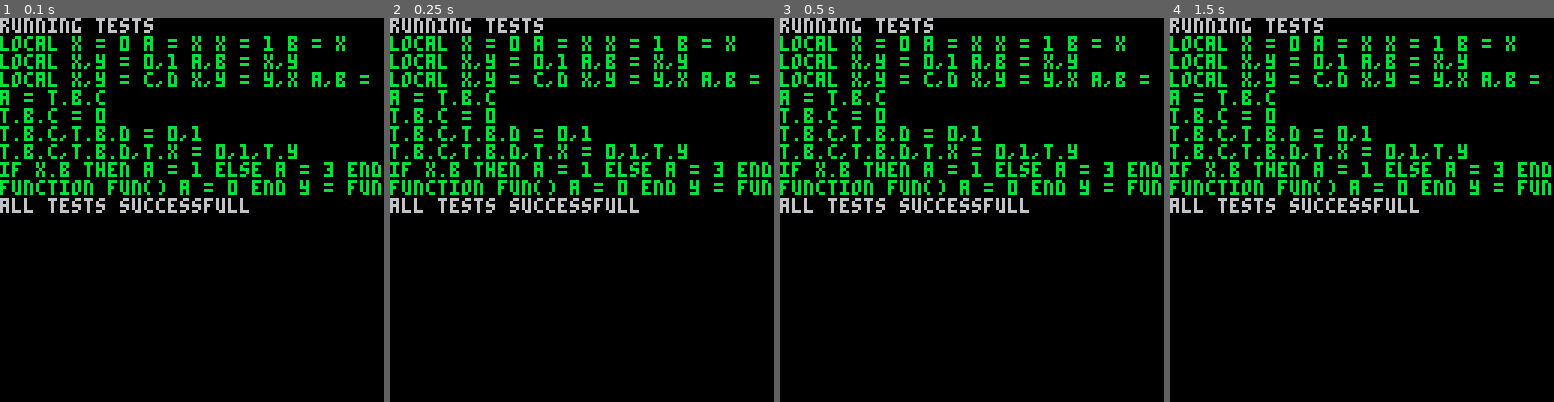
Above: before the commit, frames 1-4 (left to right).
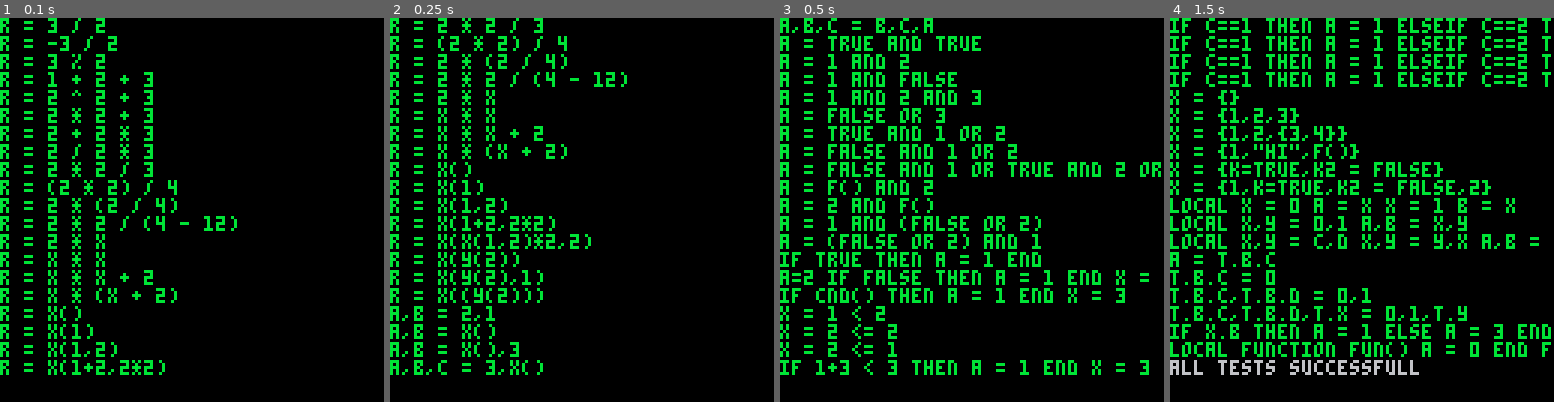
Above: after the commit, the same moments.

Repository: zet23t/pico8snippets
Game: PICO-8 cartridge picode.p8
Same seed, same stepped clock (60 frames per second), same inputs: the game is played once before the commit and once after it.
Inputs:
- Up to frame 1 (0.1 s): no input
- Up to frame 2 (0.25 s): no input
- Up to frame 3 (0.5 s): no input
- Up to frame 4 (1.5 s): no input

The runs differ from the first frame. In frame 1, 13% of the frame differs, in the area x 0-100%, y 0-93%; in frame 2, 14%; in frame 3, 18%; in frame 4, 19%.

Commit message:
local function declaration support

Diff:
--- a/picode.lua
+++ b/picode.lua
@@ -55,14 +55,14 @@
 
 	local f = load(code_addr)
 	local co = cocreate(f)
-	local suc,err = coresume(co)
-	if not suc and err then
-		-- printh("execution error: "..err)
-		printh(trace(co,err))
-		dump(code_addr)
-
+	local suc,errstr = coresume(co)
+	local err
+	if not suc and errstr then
+		-- printh("execution error: "..errstr)
+		printh(trace(co,errstr))
+		--dump(code_addr)
+		err = true
 	end
-	local err
 	for k,v in pairs(expected_values) do
 		if not equals(_ENV[k], v) then
 			printh(name..": "..tostr(k).. " is "..(_ENV[k] == checkval and "not set" or serialize(_ENV[k])).." but should be "..serialize(v))
@@ -88,76 +88,76 @@
 cls()
 print "running tests"
 test
--- ("r = 55.5", {r = 55.5})
--- ("r = 55.5 r2 = 123", {r = 55.5, r2 = 123})
--- ('a_str = "hi"', {a_str = "hi"})
--- ('a_bool = true b_bool = false', {a_bool = true, b_bool = false})
--- ('a_str = nil', {a_str = nil})
--- ("r = 1 + 2", {r = 3})
--- ("r = 1 - 2", {r = -1})
--- ("r = 2 * 3", {r = 6})
--- ("r = 3 / 2", {r = 1.5})
--- ("r = -3 / 2", {r = -1.5})
--- ("r = 3 % 2", {r = 1})
--- ("r = 1 + 2 + 3", {r = 6})
--- ("r = 2 ^ 2 + 3", {r = 2 ^ 2 + 3})
--- ("r = 2 * 2 + 3", {r = 2 * 2 + 3})
--- ("r = 2 + 2 * 3", {r = 2 + 2 * 3})
--- ("r = 2 / 2 * 3", {r = 2 / 2 * 3})
--- ("r = 2 * 2 / 3", {r = 2 * 2 / 3})
--- ("r = (2 * 2) / 4", {r = (2 * 2) / 4})
--- ("r = 2 * (2 / 4)", {r = 2 * (2 / 4)})
--- ("r = 2 * 2 / (4 - 12)", {r = 2 * 2 / (4 - 12)})
--- ("r = 2 * x", {r = 6},{x=3})
--- ("r = x * x", {r = 9},{x=3})
--- ("r = x * x + 2", {r = 11},{x=3})
--- ("r = x * (x + 2)", {r = 15},{x=3})
--- ("r = x()", {r = 5},{x=function() return 5 end})
--- ("r = x(1)", {r = 2},{x=function(a) return a*2 end})
--- ("r = x(1,2)", {r = 3},{x=function(a,b) return a+b end})
--- ("r = x(1+2,2*2)", {r = 7},{x=function(a,b) return a+b end})
--- ("r = x(x(1,2)*2,2)", {r = 8},{x=function(a,b) return a+b end})
--- ("r = x(y(2))", {r = 4},{y=function(a) return a,a end, x=function(a,b) return a+b end})
--- ("r = x(y(2),1)", {r = 3},{y=function(a) return a,a end, x=function(a,b) return a+b end})
--- ("r = x((y(2)))", {r = 2},{y=function(a) return a,a end, x=function(a,b) return a+(b or 0) end})
--- ("a,b = 2,1", {a = 2,b=1})
--- ("a,b = x()", {a = 2,b=1},{x=function() return 2,1 end})
--- ("a,b = x(),3", {a = 2,b=3},{x=function() return 2,1 end})
--- ("a,b,c = 3,x()", {a = 3,b=2,c=1},{x=function() return 2,1 end})
--- ("a,b,c = b,c,a", {a = 2,b=3,c=1},{a = 1, b = 2, c = 3})
--- ("a = true and true", {a = true})
--- ("a = 1 and 2", {a = 1 and 2})
--- ("a = 1 and false", {a = 1 and false})
--- ("a = 1 and 2 and 3", {a = 3})
--- ("a = false or 3", {a = 3})
--- ("a = true and 1 or 2", {a = 1})
--- ("a = false and 1 or 2", {a = 2})
--- ("a = false and 1 or true and 2 or 3", {a = 2})
--- ("a = f() and 2", {a = 2}, {f=function() return 1 end})
--- ("a = 2 and f()", {a = 1}, {f=function() return 1 end})
--- ("a = 1 and (false or 2)", {a = 2})
--- ("a = (false or 2) and 1", {a = 1})
--- ("if true then a = 1 end", {a = 1})
--- ("a=2 if false then a = 1 end x = 3", {a = 2,x = 3})
--- ("if cnd() then a = 1 end x = 3",{a=1,x=3}, {cnd=function()return 1 end})
--- ("x = 1 < 2",{x=true})
--- ("x = 2 <= 2",{x=true})
--- ("x = 2 <= 1",{x=false})
--- ("if 1+3 < 3 then a = 1 end x = 3",{x=3,a=0},{a=0})
--- ("if 1+3 <= 4 then a = 1 end x = 3",{x=3,a=1})
--- ("if true then a = 1 else a = 3 end",{a=1})
--- ("if false then a = 1 else a = 3 end",{a=3})
--- ("if true then a = 1 elseif true then a = 3 end",{a=1})
--- for i=1,4 do
--- 	test("if c==1 then a = 1 elseif c==2 then a = 2 elseif c==3 then a = 3 else a = 4 end",
--- 		{a=i},{c=i})
--- end
--- test("x = {}",{x={}})
--- ("x = {1,2,3}",{x={1,2,3}})
--- ("x = {1,2,{3,4}}",{x={1,2,{3,4}}})
--- ('x = {1,"hi",f()}',{x={1,"hi",2}},{f=function()return 2 end})
--- ('x = {k=true,k2 = false}',{x={k=true,k2 = false}})
--- ('x = {1,k=true,k2 = false,2}',{x={1,k=true,k2 = false,2}})
+("r = 55.5", {r = 55.5})
+("r = 55.5 r2 = 123", {r = 55.5, r2 = 123})
+('a_str = "hi"', {a_str = "hi"})
+('a_bool = true b_bool = false', {a_bool = true, b_bool = false})
+('a_str = nil', {a_str = nil})
+("r = 1 + 2", {r = 3})
+("r = 1 - 2", {r = -1})
+("r = 2 * 3", {r = 6})
+("r = 3 / 2", {r = 1.5})
+("r = -3 / 2", {r = -1.5})
+("r = 3 % 2", {r = 1})
+("r = 1 + 2 + 3", {r = 6})
+("r = 2 ^ 2 + 3", {r = 2 ^ 2 + 3})
+("r = 2 * 2 + 3", {r = 2 * 2 + 3})
+("r = 2 + 2 * 3", {r = 2 + 2 * 3})
+("r = 2 / 2 * 3", {r = 2 / 2 * 3})
+("r = 2 * 2 / 3", {r = 2 * 2 / 3})
+("r = (2 * 2) / 4", {r = (2 * 2) / 4})
+("r = 2 * (2 / 4)", {r = 2 * (2 / 4)})
+("r = 2 * 2 / (4 - 12)", {r = 2 * 2 / (4 - 12)})
+("r = 2 * x", {r = 6},{x=3})
+("r = x * x", {r = 9},{x=3})
+("r = x * x + 2", {r = 11},{x=3})
+("r = x * (x + 2)", {r = 15},{x=3})
+("r = x()", {r = 5},{x=function() return 5 end})
+("r = x(1)", {r = 2},{x=function(a) return a*2 end})
+("r = x(1,2)", {r = 3},{x=function(a,b) return a+b end})
+("r = x(1+2,2*2)", {r = 7},{x=function(a,b) return a+b end})
+("r = x(x(1,2)*2,2)", {r = 8},{x=function(a,b) return a+b end})
+("r = x(y(2))", {r = 4},{y=function(a) return a,a end, x=function(a,b) return a+b end})
+("r = x(y(2),1)", {r = 3},{y=function(a) return a,a end, x=function(a,b) return a+assert(b) end})
+("r = x((y(2)))", {r = 2},{y=function(a) return a,a end, x=function(a,b) return a+(b or 0) end})
+("a,b = 2,1", {a = 2,b=1})
+("a,b = x()", {a = 2,b=1},{x=function() return 2,1 end})
+("a,b = x(),3", {a = 2,b=3},{x=function() return 2,1 end})
+("a,b,c = 3,x()", {a = 3,b=2,c=1},{x=function() return 2,1 end})
+("a,b,c = b,c,a", {a = 2,b=3,c=1},{a = 1, b = 2, c = 3})
+("a = true and true", {a = true})
+("a = 1 and 2", {a = 1 and 2})
+("a = 1 and false", {a = 1 and false})
+("a = 1 and 2 and 3", {a = 3})
+("a = false or 3", {a = 3})
+("a = true and 1 or 2", {a = 1})
+("a = false and 1 or 2", {a = 2})
+("a = false and 1 or true and 2 or 3", {a = 2})
+("a = f() and 2", {a = 2}, {f=function() return 1 end})
+("a = 2 and f()", {a = 1}, {f=function() return 1 end})
+("a = 1 and (false or 2)", {a = 2})
+("a = (false or 2) and 1", {a = 1})
+("if true then a = 1 end", {a = 1})
+("a=2 if false then a = 1 end x = 3", {a = 2,x = 3})
+("if cnd() then a = 1 end x = 3",{a=1,x=3}, {cnd=function()return 1 end})
+("x = 1 < 2",{x=true})
+("x = 2 <= 2",{x=true})
+("x = 2 <= 1",{x=false})
+("if 1+3 < 3 then a = 1 end x = 3",{x=3,a=0},{a=0})
+("if 1+3 <= 4 then a = 1 end x = 3",{x=3,a=1})
+("if true then a = 1 else a = 3 end",{a=1})
+("if false then a = 1 else a = 3 end",{a=3})
+("if true then a = 1 elseif true then a = 3 end",{a=1})
+for i=1,4 do
+	test("if c==1 then a = 1 elseif c==2 then a = 2 elseif c==3 then a = 3 else a = 4 end",
+		{a=i},{c=i})
+end
+test("x = {}",{x={}})
+("x = {1,2,3}",{x={1,2,3}})
+("x = {1,2,{3,4}}",{x={1,2,{3,4}}})
+('x = {1,"hi",f()}',{x={1,"hi",2}},{f=function()return 2 end})
+('x = {k=true,k2 = false}',{x={k=true,k2 = false}})
+('x = {1,k=true,k2 = false,2}',{x={1,k=true,k2 = false,2}})
 ('local x = 0 a = x x = 1 b = x', {a = 0, b = 1, x = false}, {x=false})
 ('local x,y = 0,1 a,b = x,y', {a = 0, b = 1, x = false}, {x=false})
 ('local x,y = c,d x,y = y,x a,b = y,x', {a = 0, b = 1, x = false}, {c=0,d=1,x=false})
@@ -166,7 +166,7 @@
 ('t.b.c,t.b.d = 0,1', {t = {b={c=0,d=1}}}, {t={b={}}})
 ('t.b.c,t.b.d,t.x = 0,1,t.y', {t = {b={c=0,d=1},x="f",y="f"}}, {t={b={},y="f"}})
 ("if x.b then a = 1 else a = 3 end",{a=1},{x={b=true}})
-('function fun() a = 0 end y = fun()', {a = 0})
+('local function fun() a = 0 end fun()', {a = 0,fun = 0}, {fun=0})
 
 --[[
 missing features
--- a/scripts/picode-compiler.lua
+++ b/scripts/picode-compiler.lua
@@ -213,6 +213,20 @@
 	end
 
 	local parse_expression
+	local function parse_call(bcnt, is_statement)
+		mem_writer:op(op_call_start)
+		::next_arg::
+		parse_expression(0,0,nil,true)
+		if is_next_token "," then
+			goto next_arg
+		end
+		if peek_token() ~= ")" then
+			error("unexpected: "..tostr(peek_token()))
+		end
+		next_token()
+		mem_writer:op(is_statement and op_call_r0 or (peek_token() == ',' or bcnt > 0) and op_call_r1 or op_call)
+		if is_statement then mem_writer:op() end
+	end
 	function parse_expression(bcnt, prio, call,is_args,is_table)
 		skip_whitespaces()
 		local pstart = pos
@@ -310,19 +324,8 @@
 				mem_writer:op_push_num(-1)
 				mem_writer:op(op_mul)
 			end
-			if peek_token() == "(" then
-				mem_writer:op(op_call_start)
-				::next_arg::
-				next_token()
-				parse_expression(0,0,nil,true)
-				if peek_token() == "," then
-					goto next_arg
-				end
-				if peek_token() ~= ")" then
-					error("unexpected: "..tostr(peek_token()))
-				end
-				next_token()
-				mem_writer:op((peek_token() == ',' or bcnt > 0) and op_call_r1 or op_call)
+			if is_next_token "(" then
+				parse_call(bcnt)
 			end
 		end
 
@@ -389,6 +392,9 @@
 	local parse_statement
 	local function parse_function(is_local, requires_name)
 		local name = next_name()
+		if is_local then
+			add_var(name)
+		end
 		local scope, index = get_var_info(name)
 		if scope then
 			mem_writer:op_push_local(scope,index)
@@ -404,6 +410,7 @@
 		if not is_next_token "(" then
 			expected("(", peek_token())
 		end
+		push_scope()
 		while not is_next_token ")" do
 			add_var(next_name())
 		end
@@ -413,14 +420,15 @@
 		local addr_f_end = mem_writer:op(op_jmp):num2symbol()
 		mem_writer:num2symbol(addr_f_start)
 		parse_statement {["end"] = true}
+		pop_scope()
 		mem_writer:op(op_return):num1(0)
 		mem_writer:num2symbol(addr_f_end)
 	end
 	function parse_statement(parse_until)
 		local start = pos
 		local t = next_token()
-		--print(t.." - "..pos)
 		if not t then return true end
+		--printh(trace(t.." - "..pos))
 		if parse_until[t] then
 			return
 		end
@@ -451,7 +459,7 @@
 			for s in all(finals) do mem_writer:num2symbol(s) end
 		elseif t == "function" then
 			parse_function(false, true)
-		elseif t == "local" and peek_token() == "function" then
+		elseif t == "local" and is_next_token "function" then
 			parse_function(true, true)
 		elseif t == "local" then
 			local vars = {}
@@ -491,7 +499,22 @@
 			local op = next_token()
 			if op == '(' then
 				-- mem_writer:op_push_str(t):op(op_get_global):op(op_call_start)
-				error "not implemented"
+				local scope,index = get_var_info(t)
+				if scope then
+					mem_writer:op_push_local(scope, index)
+				else
+					mem_writer:op_push_str(t)
+					mem_writer:op_get_global()
+				end
+				while is_next_token "." do
+					local name = next_token()
+					if not is_valid_name(name) then
+						error("valid name expected, got "..name)
+					end
+					mem_writer:op_push_str(name)
+					mem_writer:op(op_get_table)
+				end
+				parse_call(false, true)
 			elseif op == '=' or op == "," or op == "." then
 				local var_count = 0
 				local function push_var(t, op)
--- a/scripts/picode-interpreter.lua
+++ b/scripts/picode-interpreter.lua
@@ -32,9 +32,10 @@
 
 op_call_start = 40
 op_call = 41
-op_call_r1 = 42
-op_val = 43
-op_return = 44
+op_call_r0 = 42
+op_call_r1 = 43
+op_val = 44
+op_return = 45
 
 op_jmp_cnd = 50
 op_jmp = 51
@@ -61,7 +62,7 @@
 	"op_exit,op_push_table,op_push_str,op_push_num,op_push_true,op_push_false,op_push_function,"..
 	"op_push_nil,op_push_value,op_get_table,op_get_global,op_set_table,"..
 	"op_set_vars,op_add,op_sub,op_mul,op_div,op_pow,op_mod,op_and,op_or,"..
-	"op_not,op_call_start,op_call,op_call_r1,op_val,op_debug,op_var,op_jmp_cnd,op_return,"..
+	"op_not,op_call_start,op_call,op_call_r1,op_call_r0,op_val,op_debug,op_var,op_jmp_cnd,op_return,"..
 	"op_jmp,op_cnd_check,op_next_table_value,op_table_assign,op_local,op_assign_locals,op_push_local"))
 do
 	ops[op] = _ENV[op]
@@ -97,12 +98,6 @@
 	str..=chr(byte)
 	goto next
 end
-function print_stack(stack)
-	printh "==== STACK ===="
-	for i=1,#stack do
-		printh(i..": "..tostr(stack[i][1]))
-	end
-end
 function dump(addr)
 	printh("Dumping "..addr)
 	::cont::
@@ -159,6 +154,13 @@
 		end
 		return v
 	end
+
+	local function print_stack()
+		printh "==== STACK ===="
+		for i=1,#vm.stack do
+			printh(i..": "..serialize(stack_get(i)))
+		end
+	end
 	local function stack_pop_raw(n)
 		if n > 0 then
 			return deli(vm.stack,#vm.stack - n + 1), stack_pop_raw(n - 1)
@@ -213,9 +215,9 @@
 			return addr
 		end
 	end
-	local call_starter = {}
-
-	local function op_call_handle(truncate)
+	local call_starter = {"call_starter"}
+
+	local function op_call_handle(truncate,no_ret)
 		return function(addr)
 			local p = #vm.stack
 			local n = 0
@@ -223,9 +225,16 @@
 				n += 1
 				p -= 1
 			end
+			-- printh(p.. " - "..n.." - "..tostr(#vm.stack > 0 and stack_get(-1)))
+			-- print_stack(vm.stack)
 			deli(vm.stack, p)
-			local f = deli(vm.stack, p - 1)[1]
-			if truncate then
+			local f = stack_get(p-1)-- assert(deli(vm.stack, p - 1)[1])
+			deli(vm.stack,p-1)
+			-- printh(trace())
+			if no_ret then
+				-- printh "no_ret"
+				f(stack_pop(n))
+			elseif truncate then
 				stack_push((f(stack_pop(n))))
 				-- print("1->"..#vm.stack)
 			else
@@ -277,8 +286,8 @@
 					-- printh(" "..#vm.stack.." = "..peek4(addr+1))
 			return peek4(addr+1)end,5),
 		[op_push_local] = function(addr)
-			-- log("op_push_local "..peek(addr+1).." "..peek(addr+2))
 			stack_push_local(peek(addr+1),peek(addr+2))
+			--log(addr, "op_push_local "..peek(addr+1).." "..peek(addr+2).." "..tostr(stack_get(-1)))
 			return addr + 3
 		end,
 		[op_push_function] = function(addr)
@@ -331,6 +340,7 @@
 			stack_push(call_starter)
 			return addr + 1
 		end,
+		[op_call_r0] = op_call_handle(true, true),
 		[op_call_r1] = op_call_handle(true),
 		[op_call] = op_call_handle(),
 		[op_jmp] = function(addr)
